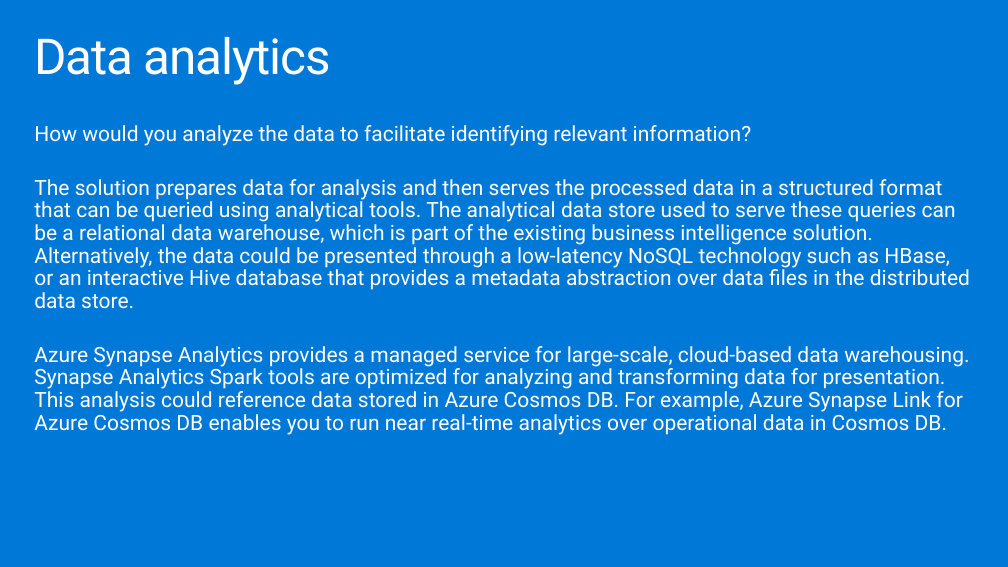
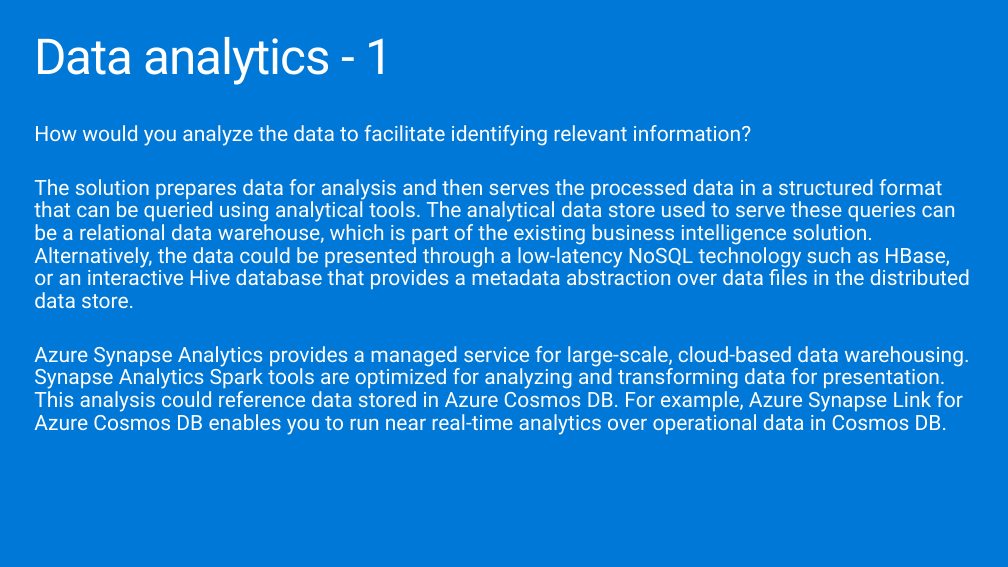
Before and after one commit to technofocus-pte/SAP-plus-extend-and-innovate-with-Data-and-AI, a slide deck: slide 23 of Whiteboard design session/WDS trainer presentation - SAP plus extend and innovate with Data and AI.pptx. Drawn at 1008x567 pixels with LibreOffice and Linux fonts; fonts in the diff are those of the drawing. Boxes give left, top, right and bottom in pixels: in the first picture for what was removed or moved away, otherwise in the second. Text is boxed around its words. In the diff, an @@ line names an element or a change of style, - is before the commit and + after.

```diff
--- a/Whiteboard design session/WDS trainer presentation - SAP plus extend and innovate with Data and AI.pptx
+++ b/Whiteboard design session/WDS trainer presentation - SAP plus extend and innovate with Data and AI.pptx
@@ title at box(34, 37, 393, 85): text changed @@
-Data analytics
+Data analytics - 1
```
Also in this commit, not shown: 11 other slides changed, 18 other files.
